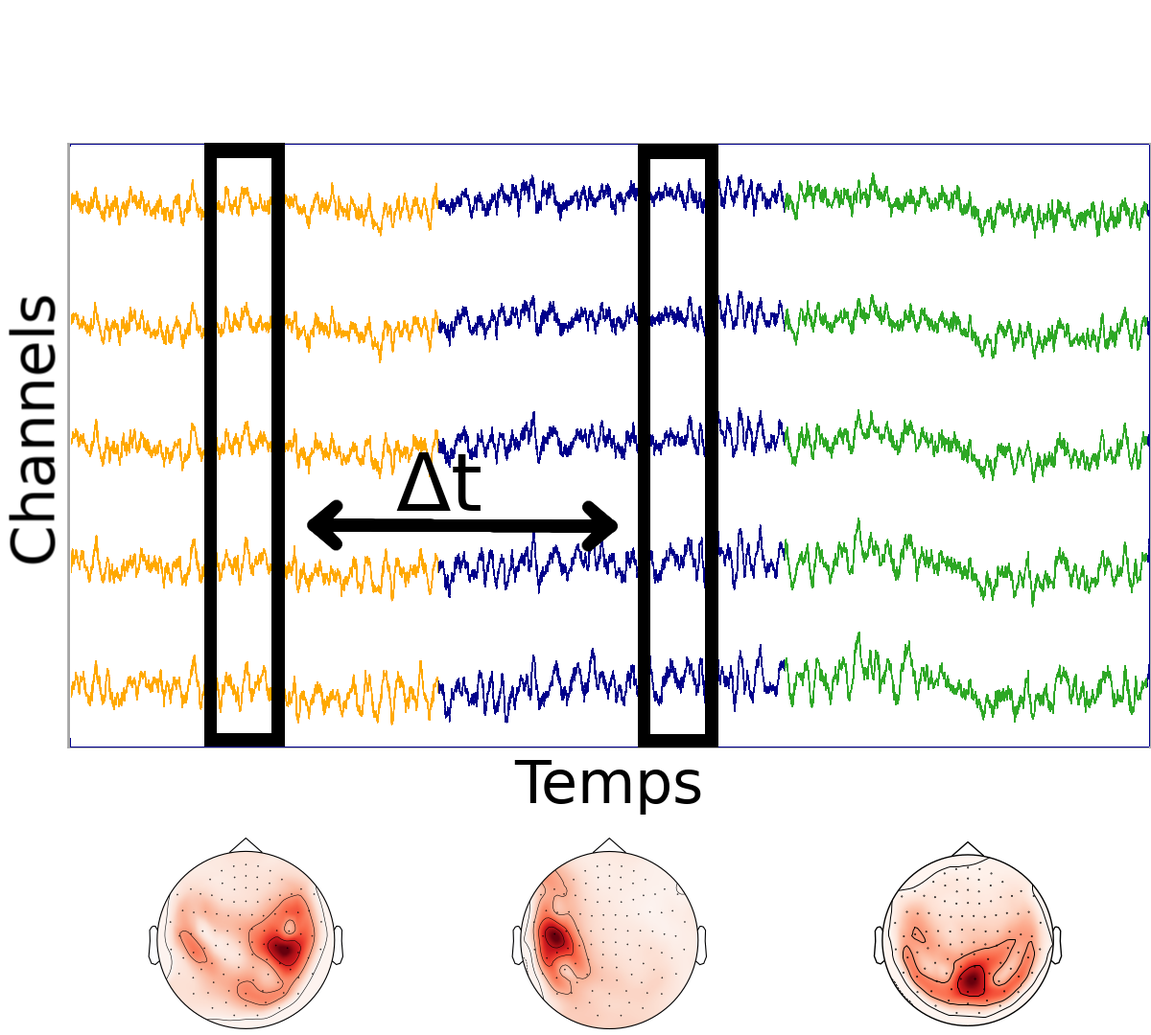
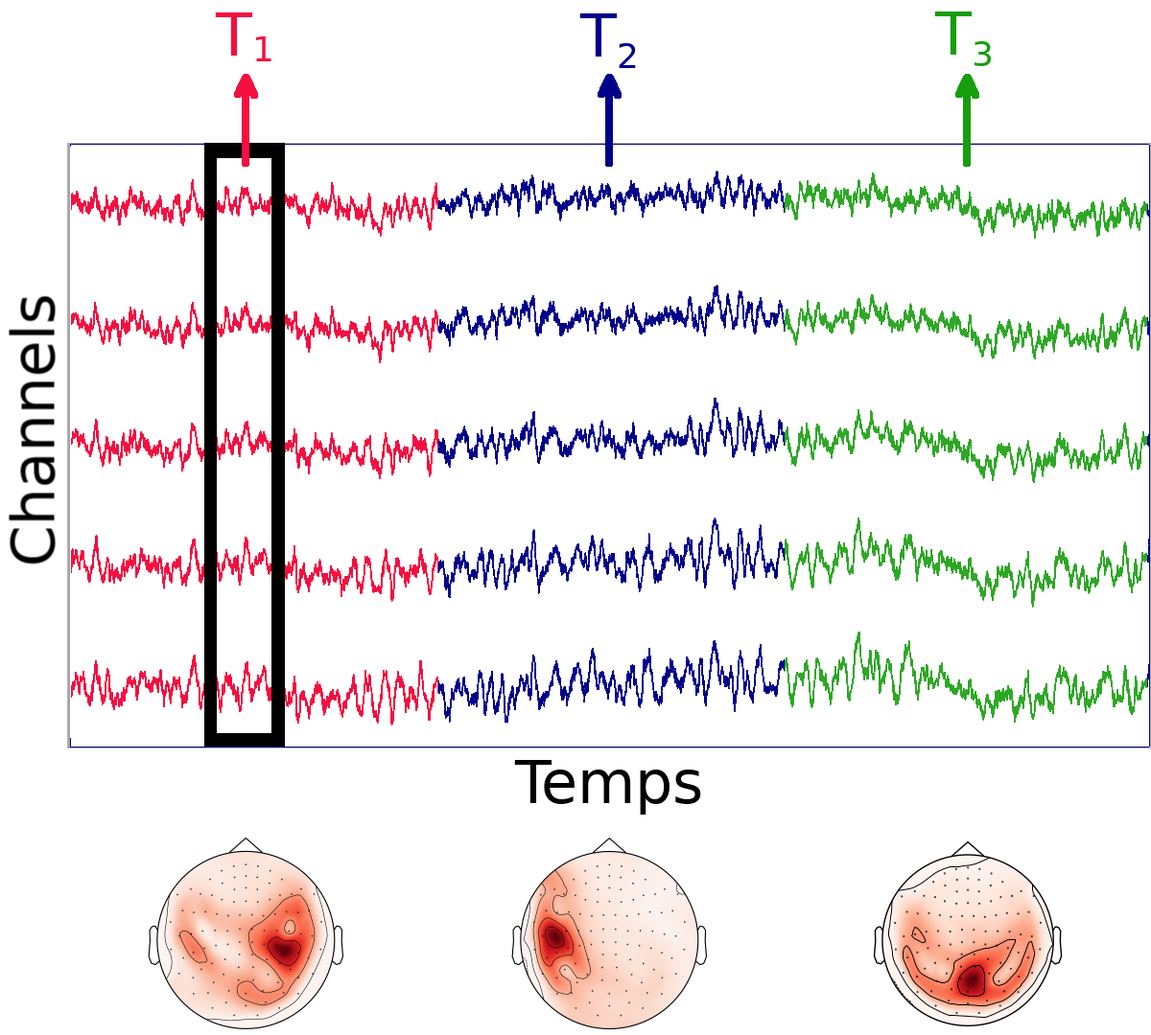
Comparing the layer stacks of the two 1151x1035 images. Changes:
showed "T3" over [933, 11, 991, 67]
showed "Arrow3" over [954, 73, 979, 167]
showed "T2" over [579, 13, 636, 69]
showed "Arrow2" over [597, 73, 622, 167]
showed "T1", painted on it over [214, 12, 272, 62]
showed "Arrow1", painted on it over [233, 73, 258, 167]
hid "Δt" over [395, 452, 481, 512]
renamed "Arrow" to "double arrow", hid it, moved it above "Segment2" over [306, 499, 618, 553]
hid "Segment2" over [637, 143, 719, 748]
painted on "Pasted Layer" over [70, 179, 1147, 726]
